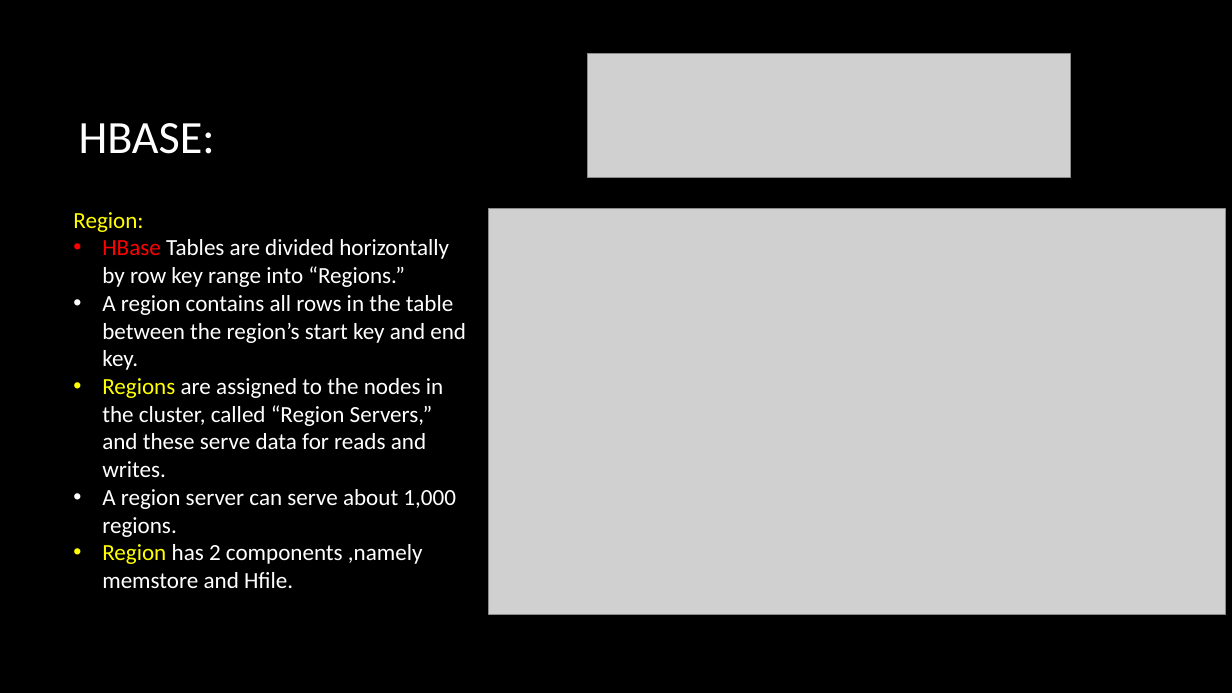
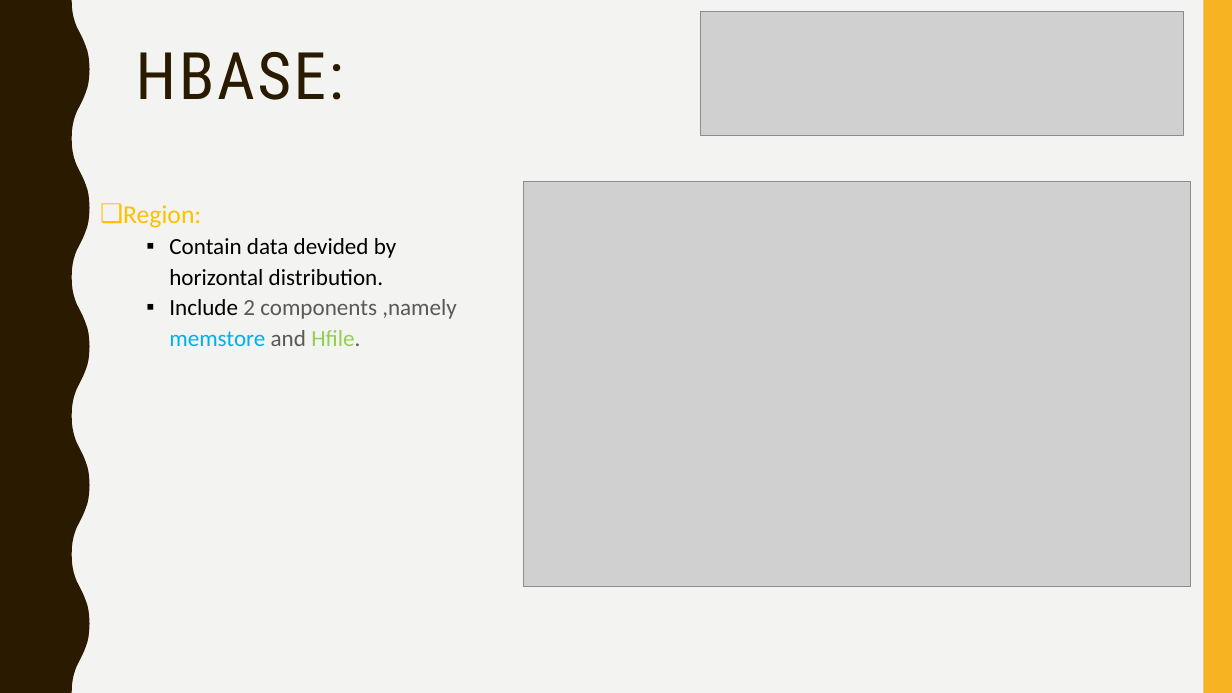
Before and after one commit to fnaticTrucMinh/UIT_AEP_BigDataRESEARCH, a slide deck: slide 13 of Presentation/Ecosystem of Hadoop.pptx (slide 12 before the commit). Drawn at 1232x693 pixels with LibreOffice and Linux fonts; fonts in the diff are those of the drawing; grey boxes stand for pictures; background and template pictures are left out. Boxes give left, top, right and bottom in pixels: in the first picture for what was removed or moved away, otherwise in the second. Text is boxed around its words. In the diff, an @@ line names an element or a change of style, - is before the commit and + after.

```diff
--- a/Presentation/Ecosystem of Hadoop.pptx
+++ b/Presentation/Ecosystem of Hadoop.pptx
@@ background picture (left out) to #F3F3F2 @@
@@ freeform shape added at (0,0,90,693), fill #2A1A00 @@
@@ picture: place and size @@
-picture at (588,54,1070,177)
+picture at (701,12,1183,135)
@@ rectangle added at (1203,0,1232,693), fill #F8B323 @@
@@ title "HBASE:": place and size @@
-title "HBASE:" at (79,123,215,154)
+title "HBASE:" at (136,52,344,100)
@@ title "HBASE:" at (136,52,344,100): size 36 to 51 pt, font Calibri to Roboto Condensed, text colour #FFFFFF to #2A1A00, letter spacing 0 to 2 pt; line spacing 1 to 0.9; vertical alignment middle to top @@
@@ text "Region:": place and size @@
-text "Region:" at (73,212,466,588)
+text "Region:" at (123,205,457,346)
@@ text at (123,205,201,228): size 18 to 20 pt, text colour #FFFF00 to #FFC000 in "Region:"; bullet none to ❑; line spacing 1 to 1.1 @@
@@ picture: place and size @@
-picture at (489,209,1226,615)
+picture at (524,181,1191,587)
@@ text at (169,238,457,346): text changed; text colour #FFFFFF to #000000 @@
-• HBase Tables are divided horizontally by row key range into “Regions.”
-• A region contains all rows in the table between the region’s start key and end key.
-• Regions are assigned to the nodes in the cluster, called “Region Servers,” and these serve data for reads and writes.
-• A region server can serve about 1,000 regions.
-• Region has 2 components ,namely memstore and Hfile.
+  ▪ Contain data devided by horizontal distribution.
+  ▪ Include 2 components ,namely memstore and Hfile.
```
Also in this commit, not shown: 12 other slides changed, 18 slides added, 3 slides removed.
